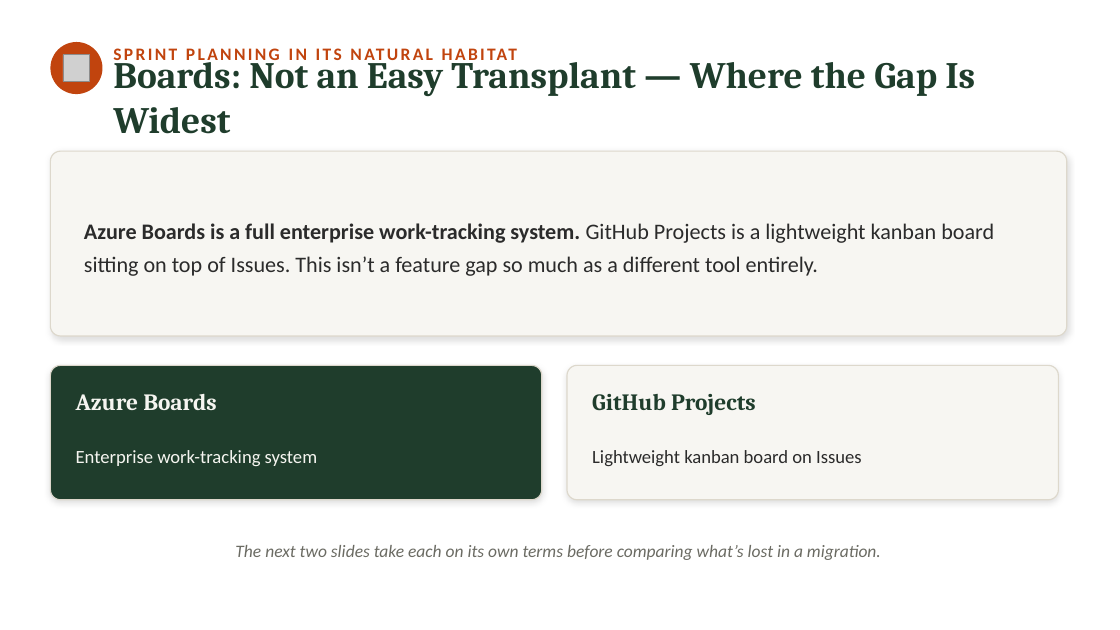
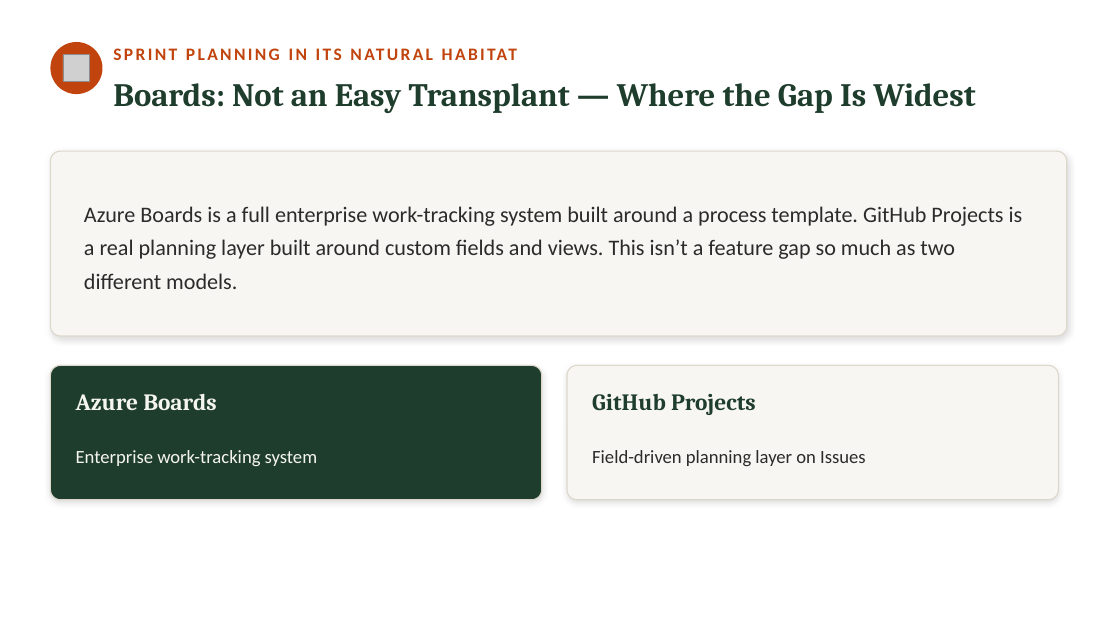
Before and after one commit to neumann1990/Azure_DevOps_To_GitHub, a slide deck: slide 32 of Claude outputs/azure-devops-to-github-the-great-migration-FULL-DECK.pptx. Drawn at 1120x630 pixels with LibreOffice and Linux fonts; fonts in the diff are those of the drawing; grey boxes stand for pictures. Boxes give left, top, right and bottom in pixels: in the first picture for what was removed or moved away, otherwise in the second. Text is boxed around its words. In the diff, an @@ line names an element or a change of style, - is before the commit and + after.

```diff
--- a/Claude outputs/azure-devops-to-github-the-great-migration-FULL-DECK.pptx
+++ b/Claude outputs/azure-devops-to-github-the-great-migration-FULL-DECK.pptx
@@ text "Boards: Not an Easy Transplant ..." at box(113, 83, 975, 113): size 32 to 28 pt; vertical alignment middle to top @@
@@ text at box(84, 206, 1023, 289): text changed @@
-Azure Boards is a full enterprise work-tracking system. GitHub Projects is a lightweight kanban board sitting on top of Issues. This isn’t a feature gap so much as a different tool entirely.
+Azure Boards is a full enterprise work-tracking system built around a process template. GitHub Projects is a real planning layer built around custom fields and views. This isn’t a feature gap so much as two different models.
@@ text at box(592, 450, 866, 466): text changed @@
-Lightweight kanban board on Issues
+Field-driven planning layer on Issues
@@ text removed at box(235, 545, 881, 560) @@
-The next two slides take each on its own terms before comparing what’s lost in a migration.
```
Also in this commit, not shown: 39 other slides changed, 6 slides added, 7 slides removed.
